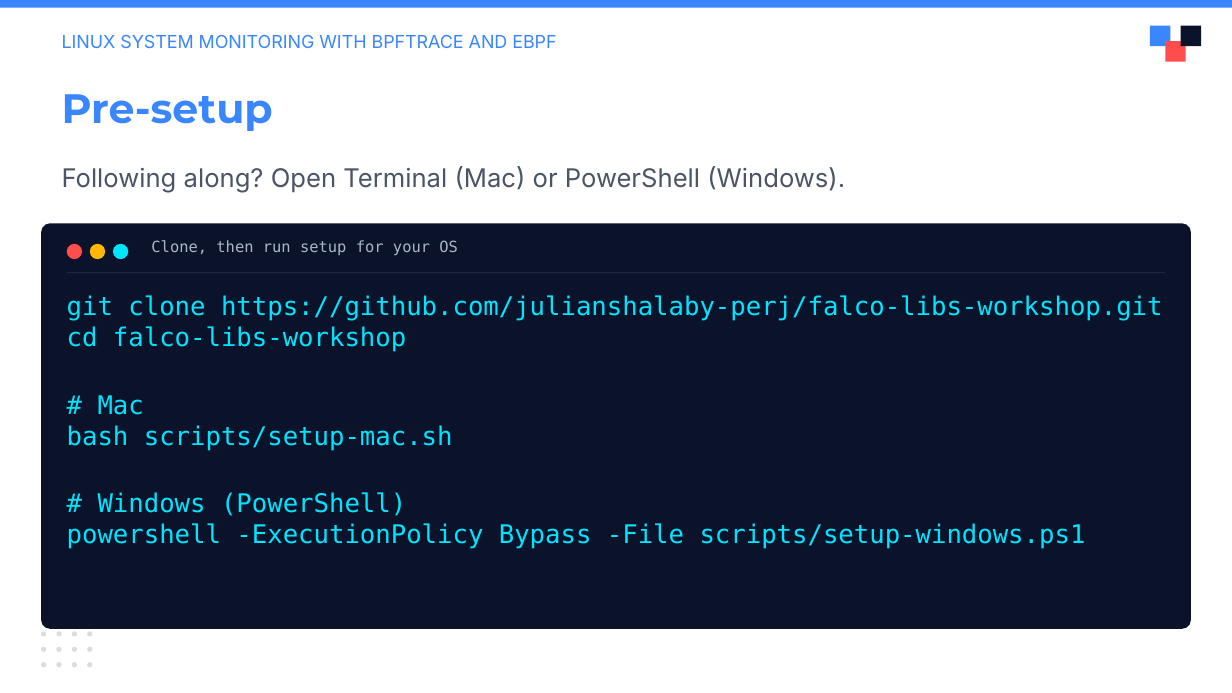
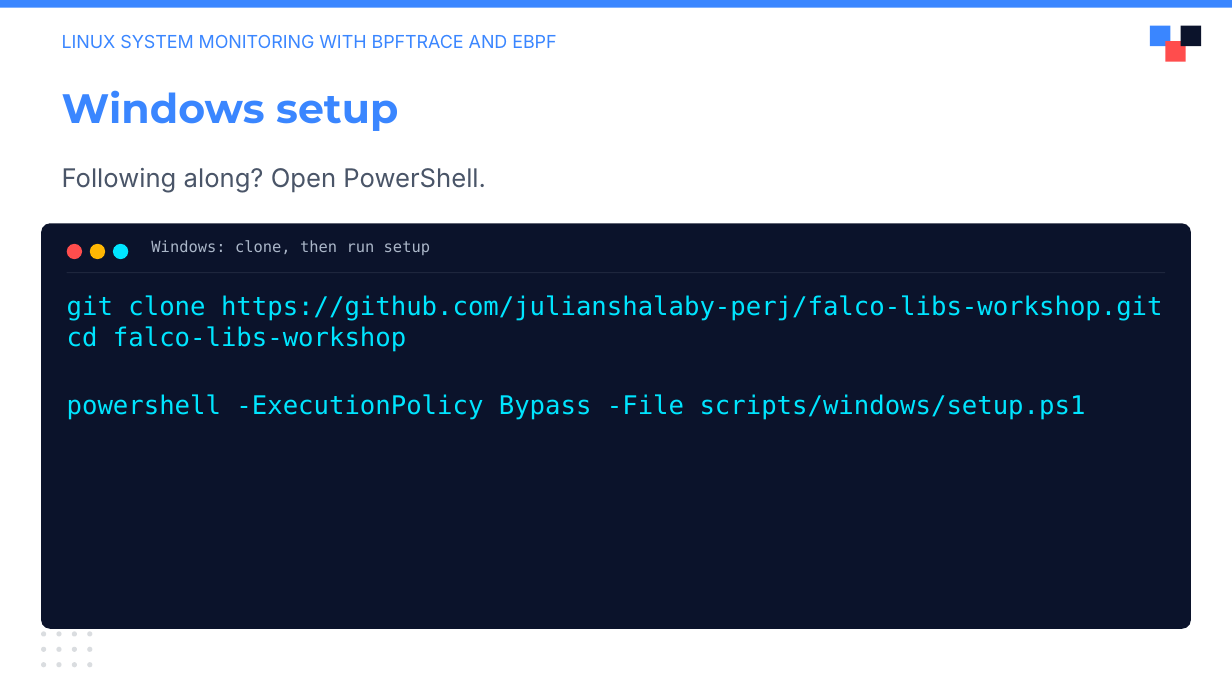
Before and after one commit to julianshalaby-perj/falco-libs-workshop, a slide deck: slide 4 of presentation/falco-libs-intro.pptx (slide 3 before the commit). Drawn at 1232x693 pixels with LibreOffice and Linux fonts; fonts in the diff are those of the drawing; background and template pictures are left out. Boxes give left, top, right and bottom in pixels: in the first picture for what was removed or moved away, otherwise in the second. Text is boxed around its words. In the diff, an @@ line names an element or a change of style, - is before the commit and + after.

Commit message:
Separate Mac and Windows setup into individual slides

```diff
--- a/presentation/falco-libs-intro.pptx
+++ b/presentation/falco-libs-intro.pptx
@@ text at [62,90,398,131]: text changed @@
-Pre-setup
+Windows setup
@@ text at [62,168,486,193]: text changed @@
-Following along? Open Terminal (Mac) or PowerShell (Windows).
+Following along? Open PowerShell.
@@ text at [151,240,430,255]: text changed @@
-Clone, then run setup for your OS
+Windows: clone, then run setup
@@ text at [67,394,1086,419]: text changed @@
-# Mac
-bash scripts/setup-mac.sh
-# Windows (PowerShell)
-powershell -ExecutionPolicy Bypass -File scripts/setup-windows.ps1
+powershell -ExecutionPolicy Bypass -File scripts/windows/setup.ps1
```
Also in this commit, not shown: 1 slide added.
